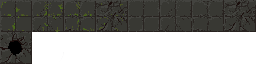
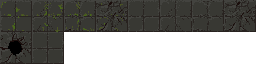
Comparing the layer stacks of the two 256x64 images. Changes:
painted on "Layer 7" over <box>32,32,64,64</box>
